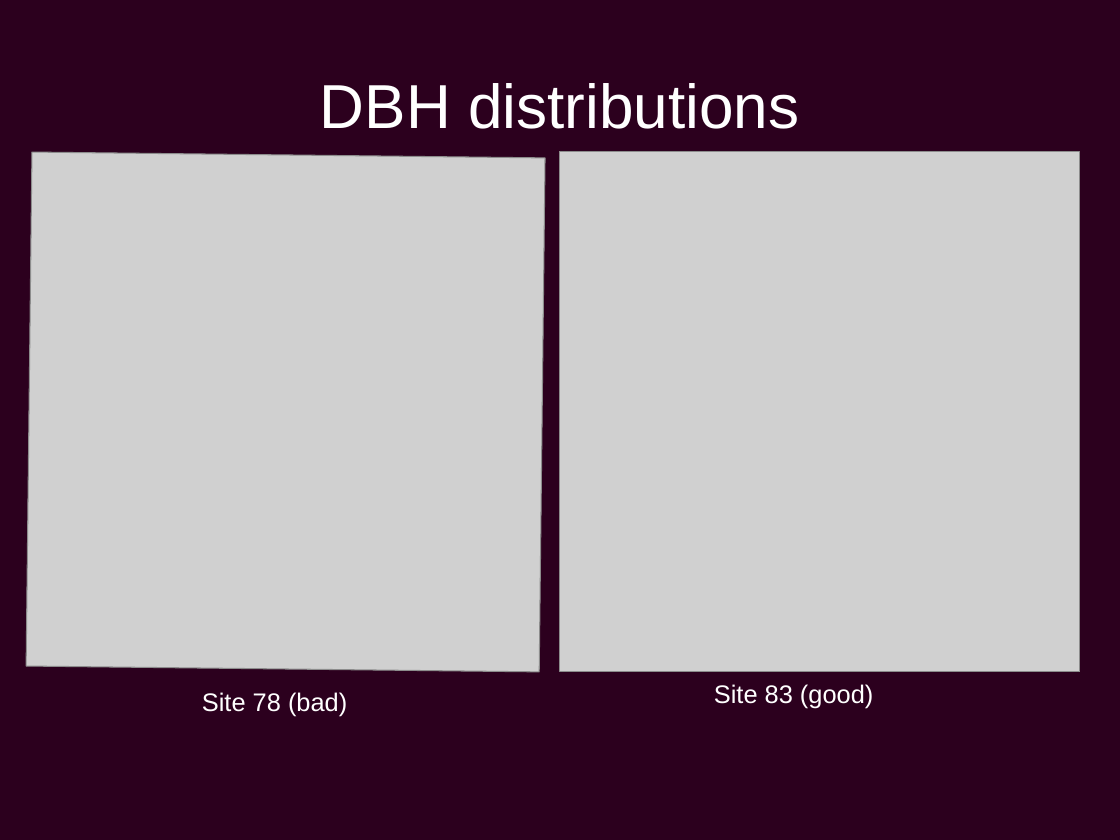
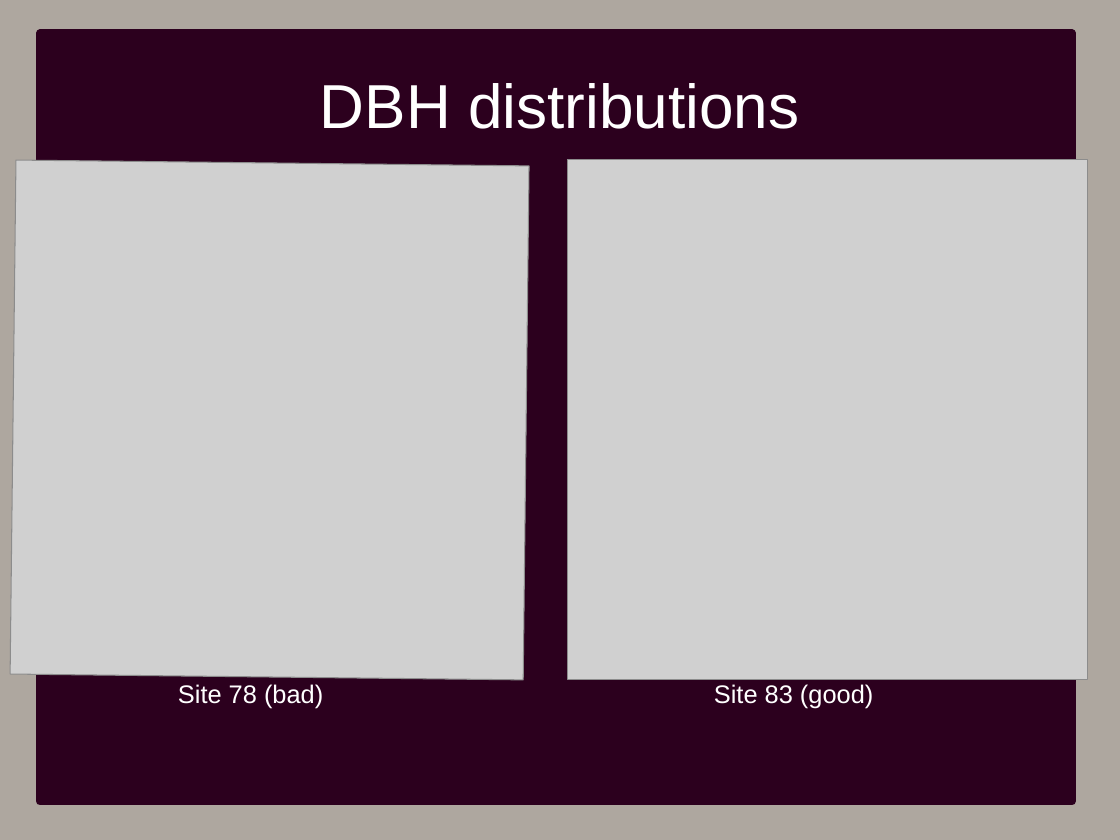
Before and after one commit to PetraGuy/CMEECourseWork, a slide deck: slide 9 of CMEEMainProject/Talk1.odp (slide 6 before the commit). Drawn at 1120x840 pixels with LibreOffice and Linux fonts; fonts in the diff are those of the drawing; grey boxes stand for pictures. Boxes give left, top, right and bottom in pixels: in the first picture for what was removed or moved away, otherwise in the second. Text is boxed around its words. In the diff, an @@ line names an element or a change of style, - is before the commit and + after.

```diff
--- a/CMEEMainProject/Talk1.odp
+++ b/CMEEMainProject/Talk1.odp
@@ background #2C001E to #AEA79F @@
@@ rectangle added at (40, 34, 1072, 802), fill #2C001E, outline #2C001E 5.67 pt @@
@@ picture: place and size @@
-picture at (26, 151, 546, 672)
+picture at (10, 159, 530, 680)
@@ picture: place and size @@
-picture at (560, 152, 1080, 673)
+picture at (568, 160, 1088, 680)
@@ text "Site 78 (bad)": place and size @@
-text "Site 78 (bad)" at (202, 692, 347, 717)
+text "Site 78 (bad)" at (178, 684, 323, 709)
```
Also in this commit, not shown: 4 other slides changed, 7 slides added, 1 slide removed, 25 other files.
